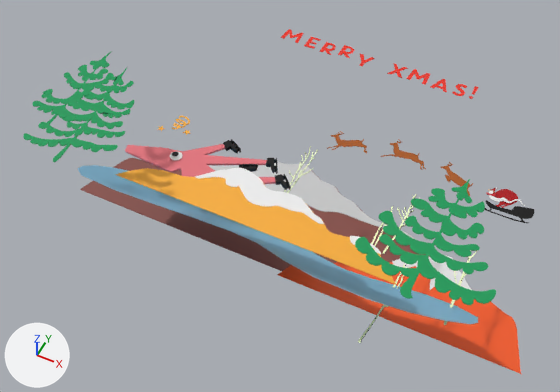
One commit to the glTF model assets/asset.gltf: the scene before it, then after it.
One viewpoint serves both versions: a camera (50 mm lens) standing at (3.69, -6.53, 13.78) and looking at (-0.54, 1.94, 3.19). The lights are fixed; the arrows at lower left show +X, +Y and +Z. Where no turn or scale is listed for an object, it has been applied to the vertices.
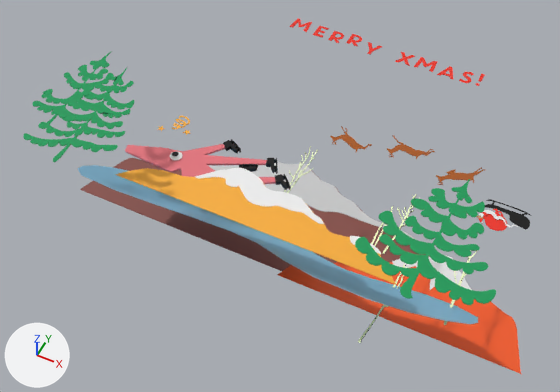
Pixel boxes (x1, y1, x2, y2) of what changed, in the pictures (560 x 392 px):
'sleigh', rescaled (6% narrower, 33% taller): before (485, 200, 534, 223); after (485, 199, 531, 230)
'santaBody', rescaled: before (492, 188, 518, 208); after (477, 209, 508, 231)
'deer2', rescaled (7% wider, 22% shorter): before (381, 139, 426, 170); after (387, 135, 435, 159)
'deer1', rescaled: before (441, 162, 473, 196); after (436, 167, 485, 185)
'deer3', rescaled (22% taller): before (327, 131, 367, 153); after (330, 126, 372, 153)
'CurveMM.007', moved: before (406, 69, 430, 85); after (414, 57, 437, 72)
'santaBeard', rescaled (12% taller): before (488, 190, 525, 206); after (479, 210, 518, 228)
'CurveM.002', moved: before (280, 29, 304, 43); after (289, 18, 312, 32)
'CurveA.008', moved: before (430, 79, 447, 92); after (437, 66, 453, 79)
'CurveRR.012', moved: before (338, 45, 354, 58); after (346, 34, 362, 46)
'CurveR.004', moved: before (319, 42, 336, 55); after (328, 31, 344, 43)
'CurveX.006', moved: before (387, 63, 408, 78); after (395, 52, 415, 66)
'CurveS.009', moved: before (452, 84, 467, 96); after (459, 72, 474, 83)
'CurveE.003', moved: before (304, 37, 321, 49); after (313, 26, 329, 38)
'CurveY.005', moved: before (359, 54, 375, 66); after (367, 42, 382, 55)
'CurveExL.010', moved: before (472, 86, 479, 95); after (478, 74, 485, 82)
'santaArm', rescaled: before (486, 192, 496, 196); after (482, 212, 487, 216)
'santaFace', rescaled (not visible before): after (477, 215, 483, 219)

What the commit changed:
Object 'sleigh' (ob_sleigh) is rescaled from (-25.7, 25.7, 0.75) to (-25.7, -25.7, 0.75).
Object 'CurveM.002' (ob_curvem_002) moves from (-2.27, 6.01, 3.49) to (-2.27, 6.46, 3.49).
Object 'CurveA.008' (ob_curvea_008) moves from (1.15, 5.84, 3.49) to (1.15, 6.29, 3.49).
Object 'CurveE.003' (ob_curvee_003) moves from (-1.76, 5.99, 3.49) to (-1.76, 6.43, 3.49).
Object 'CurveExL.010' (ob_curveexl_010) moves from (1.82, 6.03, 3.49) to (1.82, 6.47, 3.49).
Object 'CurveMM.007' (ob_curvemm_007) moves from (0.66, 5.93, 3.49) to (0.66, 6.38, 3.49).
Object 'CurveR.004' (ob_curver_004) moves from (-1.37, 5.95, 3.49) to (-1.37, 6.4, 3.49).
Object 'CurveRR.012' (ob_curverr_012) moves from (-0.98, 6.03, 3.49) to (-0.98, 6.48, 3.49).
Object 'CurveS.009' (ob_curves_009) moves from (1.55, 5.9, 3.49) to (1.55, 6.35, 3.49).
Object 'CurveX.006' (ob_curvex_006) moves from (0.2, 5.92, 3.49) to (0.2, 6.36, 3.49).
Object 'CurveY.005' (ob_curvey_005) moves from (-0.55, 5.93, 3.49) to (-0.55, 6.38, 3.49).
Object 'deer1' (ob_deer1) is rescaled from (-25.7, 25.7, 0.75) to (-25.7, -25.7, 0.75).
Object 'deer2' (ob_deer2) is rescaled from (-25.7, 25.7, 0.75) to (-25.7, -25.7, 0.75).
Object 'deer3' (ob_deer3) is rescaled from (-25.7, 25.7, 0.75) to (-25.7, -25.7, 0.75).
